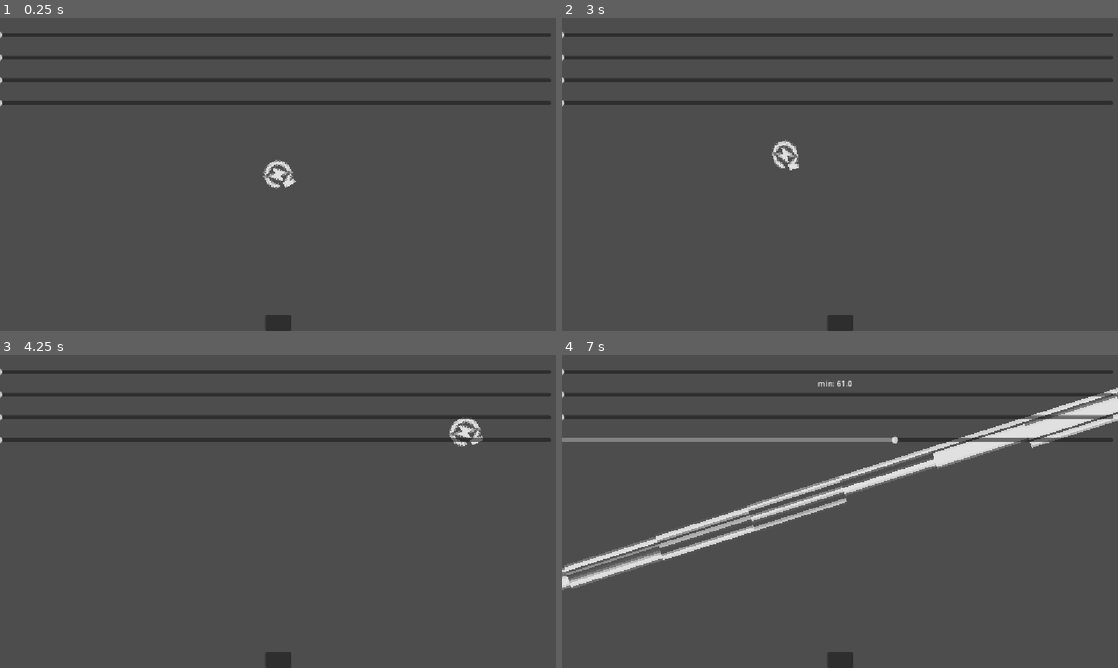
Above: before the commit, frames 1-4 (two rows, left to right).
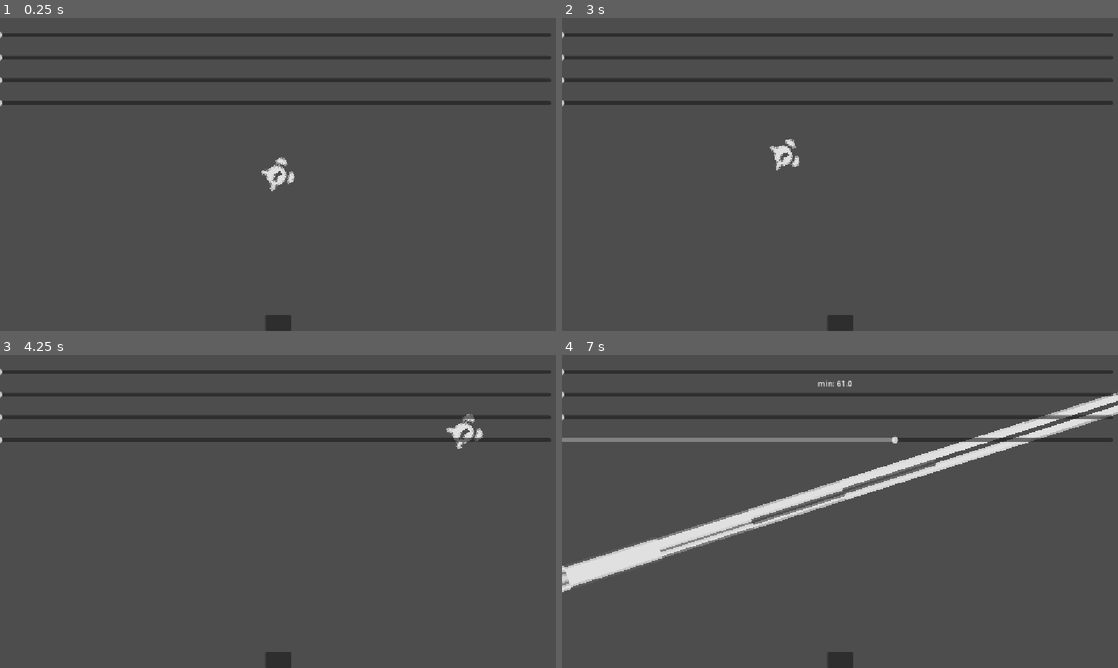
Above: after the commit, the same moments.

Repository: KOST821/ComponentPack
Game: Godot game, scene res://test.tscn
Same seed, same stepped clock (60 frames per second), same inputs: the game is played once before the commit and once after it. The project has no main scene, so this scene is started directly.
Inputs (mouse positions are in pixels of both pictures, inside the frame that each line leads up to):
- Up to frame 1 (0.25 s): no input
- Up to frame 2 (3 s): click (840, 321) at 0.5 s; click (840, 321) at 1.25 s; click (840, 321) at 2 s; drag from (840, 174) to (673, 115) at 2.77 s
- Up to frame 3 (4.25 s): drag from (111, 452) to (467, 433) at 3.52 s
- Up to frame 4 (7 s): move the mouse to (895, 442) at 4.27 s; click (895, 442) at 4.35 s; drag from (812, 574) to (1029, 433) at 5.02 s; move the mouse to (1006, 558) at 5.77 s; click (1006, 558) at 5.85 s; drag from (673, 464) to (1029, 433) at 6.52 s

The runs differ from the first frame. In frame 1, 0.3% of the frame differs, in the area x 47-54%, y 44-56%; in frame 2, 0.3%; in frame 3, 0.3%; in frame 4, 6.5%, in the area x 0-100%, y 10-76%.
Error in both runs: Trying to assign value of type 'Node' to a variable of type 'Node3D'. (res://Health/3D/Health3D.gd:34)

Commit message:
Docks and fixes
Added and fixed glip sprite, input buffer and fsm(s)

Diff:
--- a/FiniteStateMachine/Classic/FiniteStateMachine.gd
+++ b/FiniteStateMachine/Classic/FiniteStateMachine.gd
@@ -4,17 +4,17 @@
 
 ## Who is using the component.
 @export var user:Node
-## Starting State
-@export var initial_state:State
+## Starting State.
+@export var initial_state:StateNB
 
-var active_state:State
+var active_state:StateNB
 
 func _ready() -> void:
 	if user == null:
 		user = get_parent()
 		push_warning('You forgot to place the "user" to the FiniteStateMachine (',self,'). Automatically added the parent (',user,'), KOSSAINIS')
 
-	for child:State in get_children():
+	for child:StateNB in get_children():
 		child.user = user
 		child.switch_state.connect(_change_state)
 
@@ -33,7 +33,7 @@
 	if active_state:
 		active_state.unhandle_input(event)
 
-func _change_state(new_state:State)->void:
+func _change_state(new_state:StateNB)->void:
 	if new_state == active_state:
 		return
 
--- a/FiniteStateMachine/Classic/State.gd
+++ b/FiniteStateMachine/Classic/State.gd
@@ -1,13 +1,13 @@
 @icon("box.svg")
 extends Node
-class_name State
+class_name StateNB
 
 @warning_ignore("unused_signal")
-signal switch_state(state:State)
+signal switch_state(state:StateNB)
 
-@export var states_that_can_change:Dictionary[StringName,State]
+@export var states_that_can_change:Dictionary[StringName,StateNB]
 
-var user:CharacterBody2D
+var user:Node
 
 func _enter_state()->void:
 	pass
--- a/FiniteStateMachine/UserBased/FiniteStateMachineUserBased.gd
+++ b/FiniteStateMachine/UserBased/FiniteStateMachineUserBased.gd
@@ -1,13 +1,13 @@
 @icon("bot.svg")
 extends Node
-class_name UserBasedFiniteStateMachine
+class_name FiniteStateMachineUB
 
 signal state_changed
 
 ## Who is using the component.
 @export var user: Node
 
-var current_state: UserBasedState
+var current_state: StateUB
 
 func _ready() -> void:
 	if user == null:
@@ -16,12 +16,12 @@
 
 func _process(delta: float) -> void:
 	if current_state:
-		current_state.update(delta)
+		current_state._update(delta)
 
 
 func _physics_process(delta: float) -> void:
 	if current_state:
-		current_state.physics_update(delta)
+		current_state._physics_update(delta)
 
 
 func _unhandled_input(event: InputEvent) -> void:
@@ -29,19 +29,22 @@
 		current_state.unhandled_input(event)
 
 
-func change_state(new_state_class: GDScript) -> UserBasedState:
+func change_state(new_state_class: GDScript) -> StateUB:
+	if current_state and current_state.get_script() == new_state_class:
+		return current_state
+
 	if current_state:
-		current_state.exit()
+		current_state._exit_state()
 		current_state = null
 
 	var next = new_state_class.new()
-	if not next is UserBasedState:
-		push_error("FSM: Class %s does not extend UserBasedState." % new_state_class)
+	if not next is StateUB:
+		push_error("FSM: Class %s does not extend StateUB." % new_state_class)
 		return null
 
 	current_state = next
 	current_state.user = user
-	current_state.enter()
+	current_state._enter_state()
 	state_changed.emit()
 
 	return current_state
--- a/FiniteStateMachine/UserBased/StatesUserBased.gd
+++ b/FiniteStateMachine/UserBased/StatesUserBased.gd
@@ -1,22 +1,22 @@
 extends RefCounted
-class_name UserBasedState
+class_name StateUB
 
 var user: Node
 
 
-func enter() -> void:
+func _enter_state() -> void:
 	pass
 
 
-func exit() -> void:
+func _exit_state() -> void:
 	pass
 
 
-func update(_delta: float) -> void:
+func _update(_delta: float) -> void:
 	pass
 
 
-func physics_update(_delta: float) -> void:
+func _physics_update(_delta: float) -> void:
 	pass
 
 
--- a/FlipSprite/FlipSprite.gd
+++ b/FlipSprite/FlipSprite.gd
@@ -3,8 +3,16 @@
 extends Node
 class_name FlipSprite2D
 
-enum H_DIRECTION{LEFT, RIGHT}
-enum V_DIRECTION{UP, DOWN}
+enum H_DIRECTION\
+{LEFT,## The default face direction of the sprite is [b]LEFT[/b]
+## The default face direction of the sprite is [b]RIGHT[/b]
+RIGHT}
+
+enum V_DIRECTION\
+{UP,## The default face direction of the sprite is [b]UP[/b]
+## The default face direction of the sprite is [b]DOWN[/b]
+DOWN}
+
 ## Flips a [Sprite2D] or an [AnimatedSprite2D] towards the direction of a [Vector2] position.
 
 ## The Sprite node that will be flipped.
@@ -20,9 +28,9 @@
 @export var flip_h: bool = true
 ## If [code]true[/code], the [member FlipSprite2D.sprite] can be flipped vertically.
 @export var flip_v: bool = false
-## The default Horizontal face diraction
+## The default Horizontal face direction.
 @export var default_h_direction:H_DIRECTION = H_DIRECTION.RIGHT
-## The default Vertical face diraction
+## The default Vertical face direction.
 @export var default_v_direction:V_DIRECTION = V_DIRECTION.DOWN
 
 func _get_configuration_warnings() -> PackedStringArray:
--- a/InputBuffer/InputBuffer.gd
+++ b/InputBuffer/InputBuffer.gd
@@ -1,8 +1,8 @@
-@icon("lightning_in_clockwise_arrow.svg")
+@icon("alarm_clock.svg")
 extends Node
 class_name InputBuffer
 
-## The name of the jump action. If empty the placeholder will be added.
+## The name of the buffered action. If empty the placeholder will be added.
 @export_placeholder("jump") var action_name: String
 ## The buffer time.
 @export var buffer_time: float = 0.15
--- /dev/null
+++ b/InputBuffer/alarm_clock.svg
@@ -0,0 +1 @@
+<svg xmlns="http://www.w3.org/2000/svg" width="16" height="16" fill="none" viewBox="0 0 16 16"><path fill="#e0e0e0" d="M8 4a5 5 0 0 1 4.17 7.757l1.537 1.536a1 1 0 1 1-1.414 1.414l-1.537-1.537c-.79.524-1.737.83-2.756.83a4.97 4.97 0 0 1-2.757-.83l-1.536 1.537a1 1 0 0 1-1.414-1.414l1.536-1.537A5 5 0 0 1 7.999 4M7 6v3a1 1 0 0 0 .293.707L9.5 11.914l1.414-1.414L9 8.586V6zM4 1a3 3 0 0 1 2.12.878L1.88 6.121a3 3 0 0 1 2.12-5.12M12 1a3 3 0 0 1 2.12 5.121L9.88 1.878A3 3 0 0 1 11.999 1"/></svg>
--- a/InputBuffer/lightning_in_clockwise_arrow.svg
+++ /dev/null
@@ -1 +0,0 @@
-<svg xmlns="http://www.w3.org/2000/svg" width="16" height="16" fill="none" viewBox="0 0 16 16"><path fill="#e0e0e0" d="M7.542 1.014A7 7 0 0 1 14 4.396V3a1.001 1.001 0 0 1 2 0v4a1 1 0 0 1-1 1h-1.933c.32-.905-.312-2-1.419-2h.933a5 5 0 0 0-1.67-2.065l-.099-.068.158-.625a1 1 0 0 0-1.62-1.001l-.91.78a5.002 5.002 0 0 0-5.436 4.808c-.283.556-.165 1.225.226 1.672a5 5 0 0 0 1.956 2.63l-.156.627a1 1 0 0 0 1.62 1l.91-.779a5 5 0 0 0 4.77-2.48 1.001 1.001 0 0 1 1.732 1 7 7 0 0 1-8.312 3.13 7.005 7.005 0 0 1-4.69-7.543 7 7 0 0 1 6.482-6.072"/><path fill="#e0e0e0" d="M9 7h2.648l.084.007a.5.5 0 0 1 .118.035l.026.01.035.022.022.014.012.008q.014.01.025.022.011.008.021.017a.5.5 0 0 1 .072.087l.016.025.018.034.011.025.012.033a.5.5 0 0 1 .024.106q.004.02.004.04v.028a.5.5 0 0 1-.061.227l-.01.019a.5.5 0 0 1-.104.12L6 13l.094-.378L7 9H4.35a.5.5 0 0 1-.325-.88l5.639-4.834L10 3z"/></svg>
--- a/project.godot
+++ b/project.godot
@@ -18,6 +18,12 @@
 
 window/stretch/mode="canvas_items"
 window/stretch/aspect="expand"
+
+[file_customization]
+
+folder_colors={
+"res://Examples/": "red"
+}
 
 [global_group]
 
--- a/test.tscn
+++ b/test.tscn
@@ -1,11 +1,12 @@
 [gd_scene format=3 uid="uid://i3xe63njuc87"]
 
 [ext_resource type="Script" uid="uid://bocnxvnsmgohw" path="res://test.gd" id="1_6uqi0"]
-[ext_resource type="Texture2D" uid="uid://f4e0x2dt70fd" path="res://InputBuffer/lightning_in_clockwise_arrow.svg" id="1_8uh7m"]
 [ext_resource type="Script" uid="uid://cfdwhqfwsap3" path="res://SquashAnimation/SquashAnimation.gd" id="2_8uh7m"]
+[ext_resource type="Texture2D" uid="uid://chifrp5cj7b0" path="res://InputBuffer/alarm_clock.svg" id="2_vbegm"]
 [ext_resource type="Script" uid="uid://bdn5jgrpa2e5p" path="res://DragAndDrop/DragAndDrop.gd" id="4_ppyta"]
 [ext_resource type="Script" uid="uid://biq5osqhjrwhd" path="res://Health/2D/Health2D.gd" id="5_g14j6"]
 [ext_resource type="Script" uid="uid://bhgpxgxxbhc3u" path="res://Health/3D/Health3D.gd" id="6_vbegm"]
+[ext_resource type="Script" uid="uid://w12k86n1ih6c" path="res://FlipSprite/FlipSprite.gd" id="7_vbegm"]
 
 [sub_resource type="CircleShape2D" id="CircleShape2D_5p6vy"]
 radius = 15.132746
@@ -81,7 +82,7 @@
 texture_filter = 3
 rotation = 1.0471976
 scale = Vector2(0.9942427, 1.008426)
-texture = ExtResource("1_8uh7m")
+texture = ExtResource("2_vbegm")
 
 [node name="SquashAnimation" type="Node" parent="Area2D/Sprite2D" unique_id=1937918173 node_paths=PackedStringArray("user")]
 script = ExtResource("2_8uh7m")
@@ -116,7 +117,7 @@
 [node name="Sprite2D" type="Sprite2D" parent="Area2D2" unique_id=1114188117]
 texture_filter = 3
 scale = Vector2(1e-05, 1e-05)
-texture = ExtResource("1_8uh7m")
+texture = ExtResource("2_vbegm")
 
 [node name="SquashAnimation" type="Node" parent="Area2D2/Sprite2D" unique_id=1467934007 node_paths=PackedStringArray("user")]
 script = ExtResource("2_8uh7m")
@@ -132,7 +133,7 @@
 [node name="Sprite2D" type="Sprite2D" parent="Area2D3" unique_id=146428508]
 texture_filter = 3
 scale = Vector2(1e-05, 1e-05)
-texture = ExtResource("1_8uh7m")
+texture = ExtResource("2_vbegm")
 
 [node name="SquashAnimation" type="Node" parent="Area2D3/Sprite2D" unique_id=1104780189 node_paths=PackedStringArray("user")]
 script = ExtResource("2_8uh7m")
@@ -147,6 +148,10 @@
 script = ExtResource("6_vbegm")
 metadata/_custom_type_script = "uid://bhgpxgxxbhc3u"
 
+[node name="FlipSprite2D" type="Node" parent="." unique_id=1070636375]
+script = ExtResource("7_vbegm")
+metadata/_custom_type_script = "uid://w12k86n1ih6c"
+
 [connection signal="value_changed" from="CanvasLayer/HBoxContainer/HSlider" to="." method="_on_h_slider_value_changed"]
 [connection signal="value_changed" from="CanvasLayer/HBoxContainer/HSlider2" to="." method="_on_h_slider_2_value_changed"]
 [connection signal="value_changed" from="CanvasLayer/HBoxContainer/HSlider3" to="." method="_on_h_slider_3_value_changed"]
Binary file added: Examples/State_NB.png
Not shown, added: Examples/State_NB.png.import
Binary file added: Examples/create_sqp_UB.png
Not shown, added: Examples/create_sqp_UB.png.import
Binary file added: Examples/machine_UB.png
Not shown, added: Examples/machine_UB.png.import
Binary file added: Examples/manager_NB.png
Not shown, added: Examples/manager_NB.png.import
Binary file added: Examples/tree_NB.png
Not shown, added: Examples/tree_NB.png.import
Binary file added: Examples/tree_UB.png
Not shown, added: Examples/tree_UB.png.import
(and 2 more such lines)
